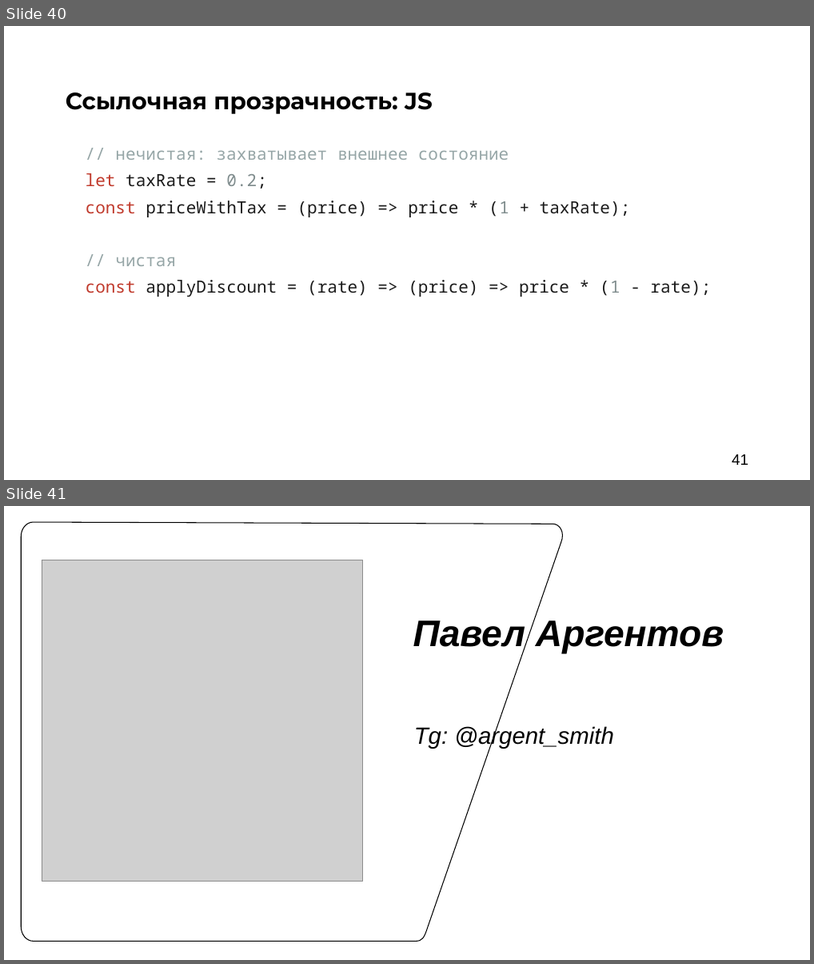
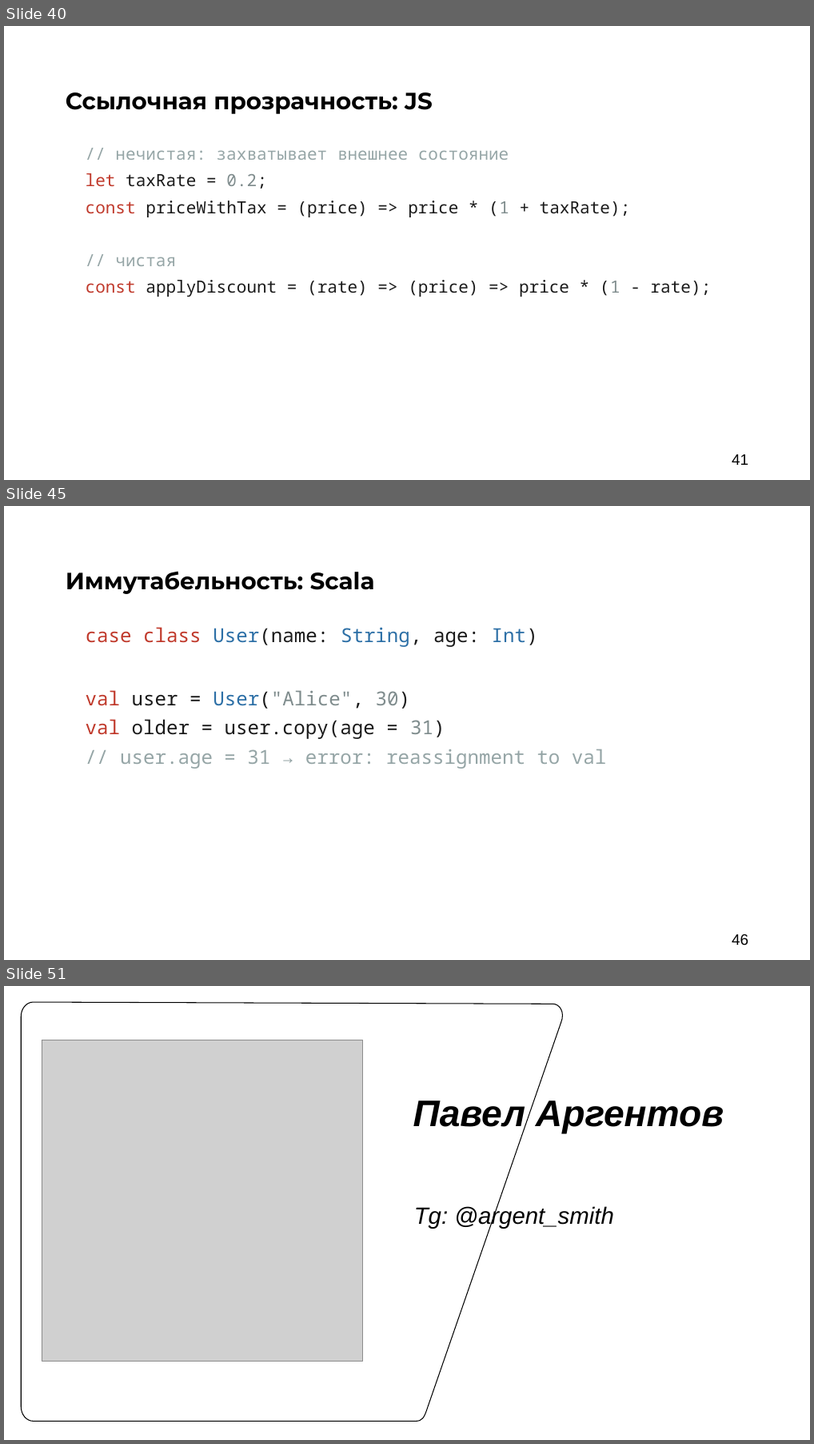
Before and after one commit to argent-smith/presentations, a slide deck: FP_Talk_2026/nastachku/final_presentation.pptx. Shown one above the other, each under a label of ours: slides 40 and 41 before the commit, slides 40, 45 and 51 after it; the slides between them are not shown. The pictures are 814x964 and 814x1444 pixels, drawn with LibreOffice and Linux fonts; fonts in the diff are those of the drawing; grey boxes stand for pictures; background and template pictures are left out. Boxes give left, top, right and bottom in pixels: in the first picture for what was removed or moved away, otherwise in the second. Text is boxed around its words. In the diff, an @@ line names an element or a change of style, - is before the commit and + after.

```diff
--- a/FP_Talk_2026/nastachku/final_presentation.pptx
+++ b/FP_Talk_2026/nastachku/final_presentation.pptx
@@ slide 45 added at (4, 506, 810, 960), background #FFFFFF @@
@@ text added at (66, 571, 375, 594), 28 pt, text #000000, bold @@
+Иммутабельность: Scala
@@ text added at (86, 627, 606, 768), 23 pt, text #1A1A1A @@
+case class User(name: String, age: Int)
+val user = User("Alice", 30)
+val older = user.copy(age = 31)
+// user.age = 31 → error: reassignment to val
@@ page number added at (732, 934, 749, 944), 18 pt, text #000000 @@
+46
@@ what was slide 41 is now slide 51 @@
```
Also in this commit, not shown: 9 other slides added, 1 other file.
